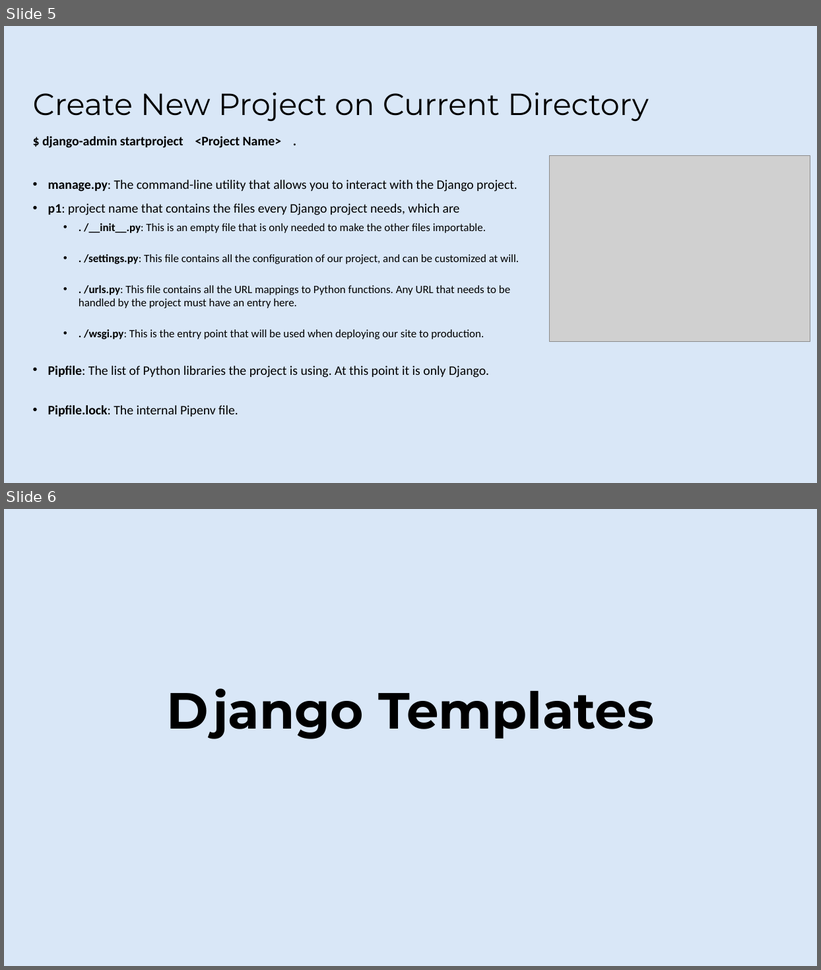
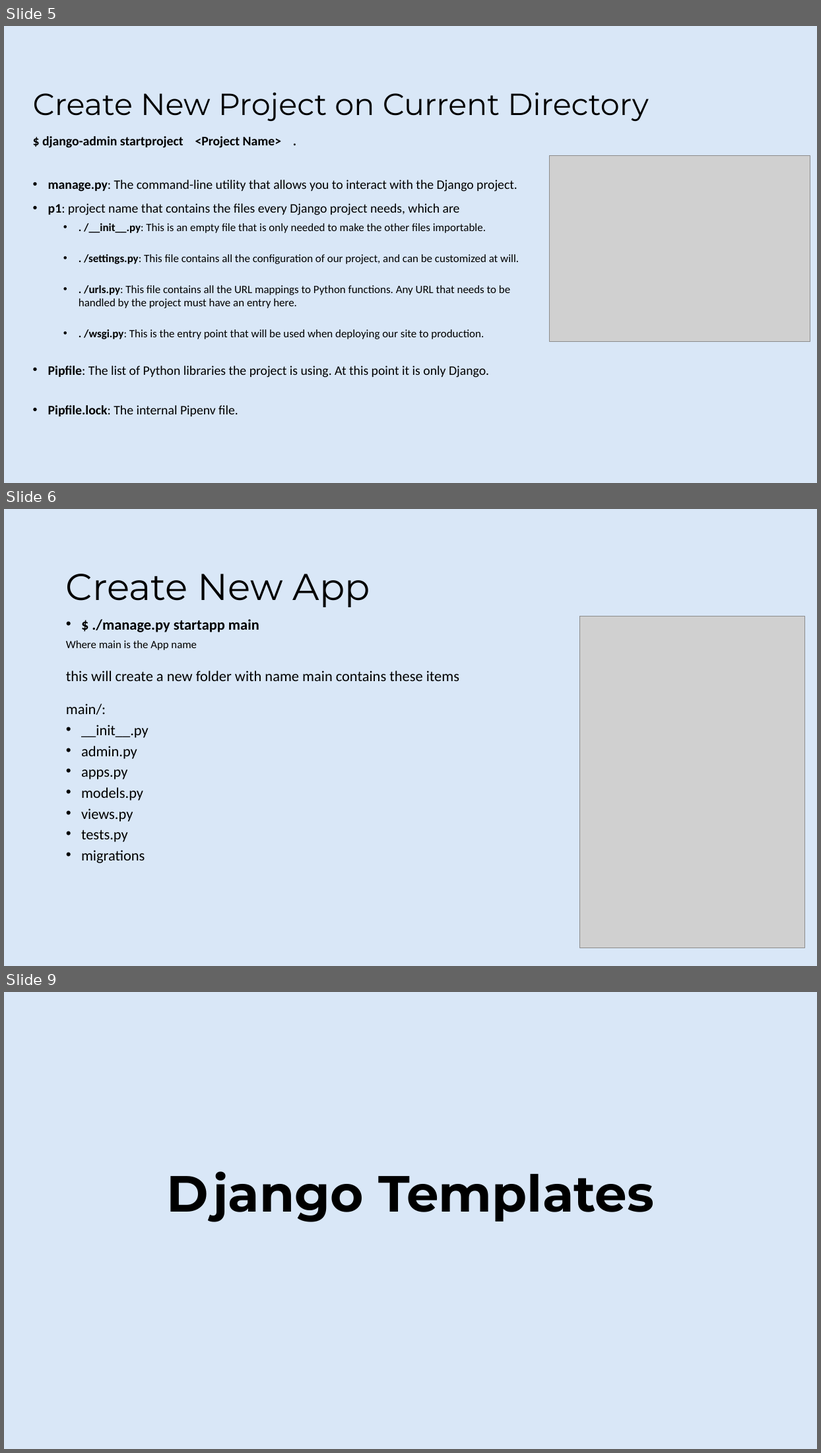
Before and after one commit to rafie-tarabay/BUE, a slide deck: django.pptx. Shown one above the other, each under a label of ours: slides 5 and 6 before the commit, slides 5, 6 and 9 after it; the slides between them are not shown. The pictures are 821x970 and 821x1453 pixels, drawn with LibreOffice and Linux fonts; fonts in the diff are those of the drawing; grey boxes stand for pictures; background and template pictures are left out. Boxes give left, top, right and bottom in pixels: in the first picture for what was removed or moved away, otherwise in the second. Text is boxed around its words. In the diff, an @@ line names an element or a change of style, - is before the commit and + after.

```diff
--- a/django.pptx
+++ b/django.pptx
@@ slide 6 added at <box>4,509,817,966</box>, background #D9E7F7 @@
@@ title added at <box>66,574,370,607</box>, 44 pt, text #000000 @@
+Create New App
@@ text added at <box>66,619,459,863</box>, 17.5 pt, text #000000 @@
+• $ ./manage.py startapp main
+Where main is the App name
+this will create a new folder with name main contains these items
+main/:
+• __init__.py
+• admin.py
+• apps.py
+• models.py
+• views.py
+• tests.py
+• migrations
@@ picture added at <box>580,617,805,948</box> @@
@@ what was slide 6 is now slide 9 @@
```
Also in this commit, not shown: 1 slide changed, 3 other slides added.
